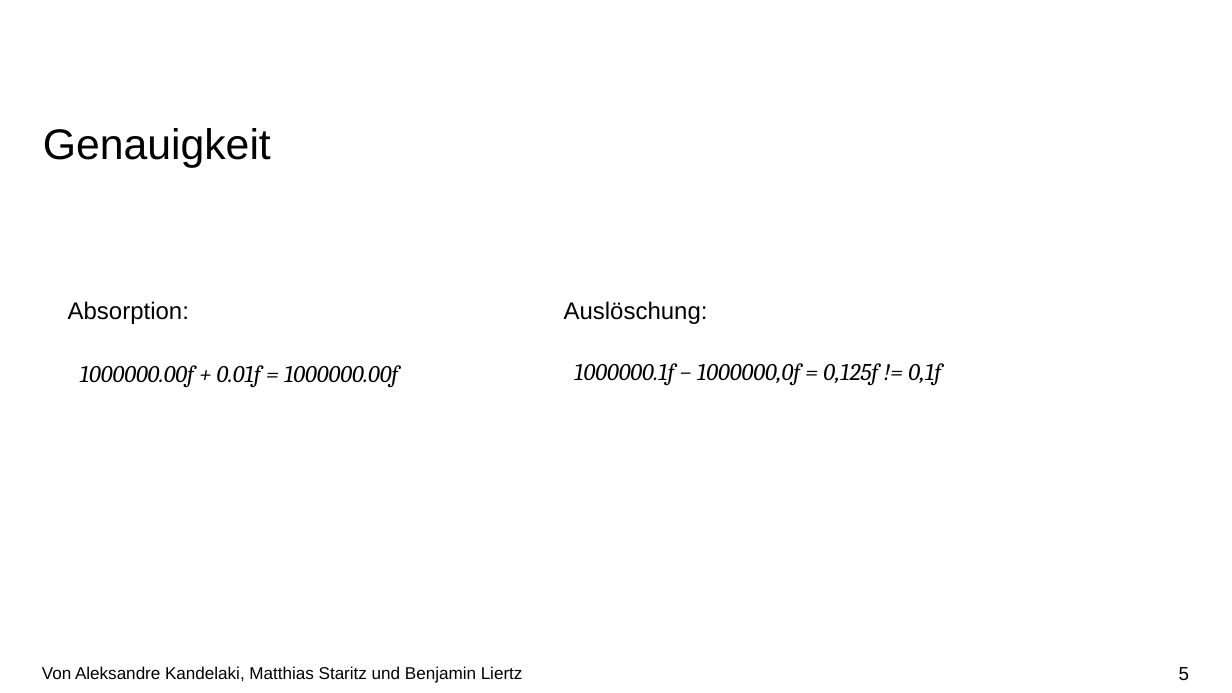
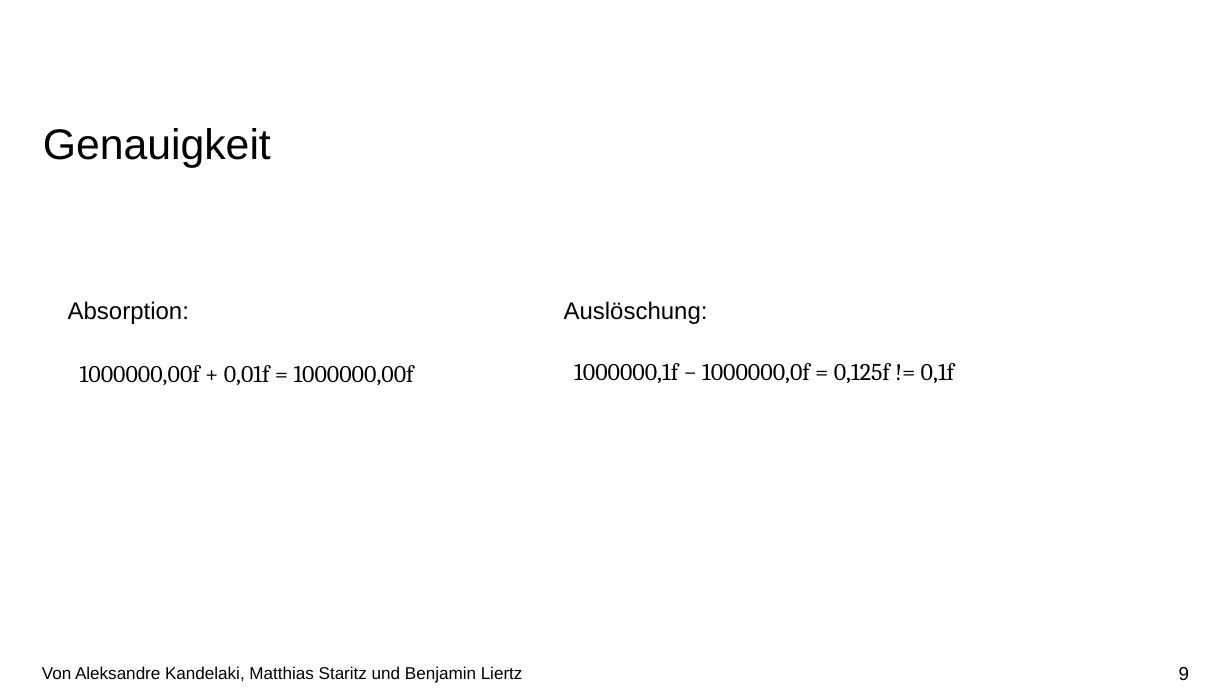
Before and after one commit to kandelak/ludecomposition, a slide deck: slide 9 of Vortrag/LU-Zerlegung.pptx (slide 5 before the commit). Drawn at 1232x693 pixels with LibreOffice and Linux fonts; fonts in the diff are those of the drawing; background and template pictures are left out. Boxes give left, top, right and bottom in pixels: in the first picture for what was removed or moved away, otherwise in the second. Text is boxed around its words. In the diff, an @@ line names an element or a change of style, - is before the commit and + after.

```diff
--- a/Vortrag/LU-Zerlegung.pptx
+++ b/Vortrag/LU-Zerlegung.pptx
@@ text at <box>80,365,414,385</box>: text changed; italic off @@
-1000000.00f + 0.01f = 1000000.00f
+1000000,00f + 0,01f = 1000000,00f
@@ text at <box>574,363,954,383</box>: text changed; italic off @@
-1000000.1f − 1000000,0f = 0,125f != 0,1f
+1000000,1f − 1000000,0f = 0,125f != 0,1f
@@ page number at <box>1179,667,1189,680</box>: text changed @@
-5
+9
```
Also in this commit, not shown: 3 other slides changed, 4 slides added.
